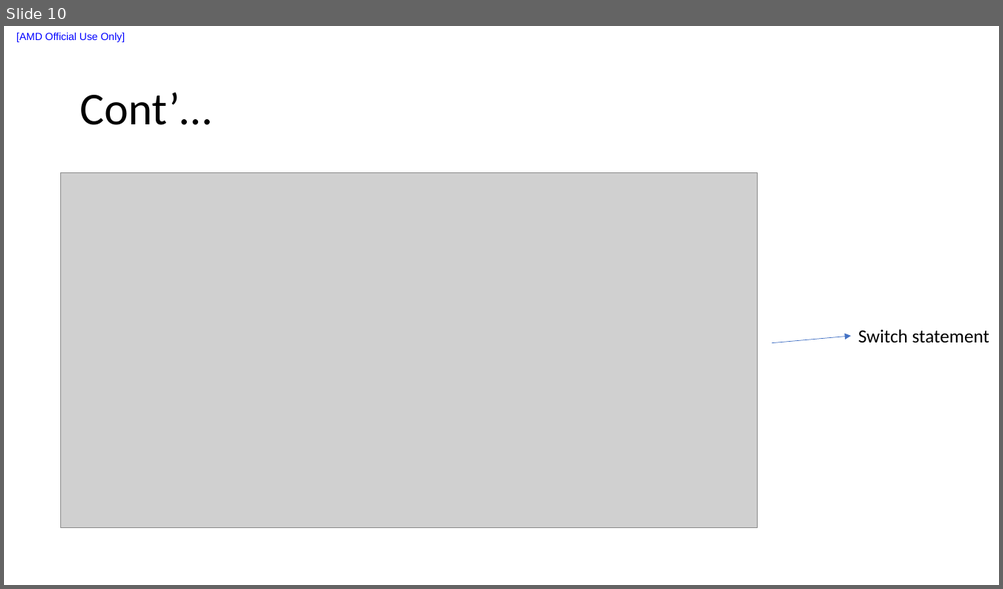
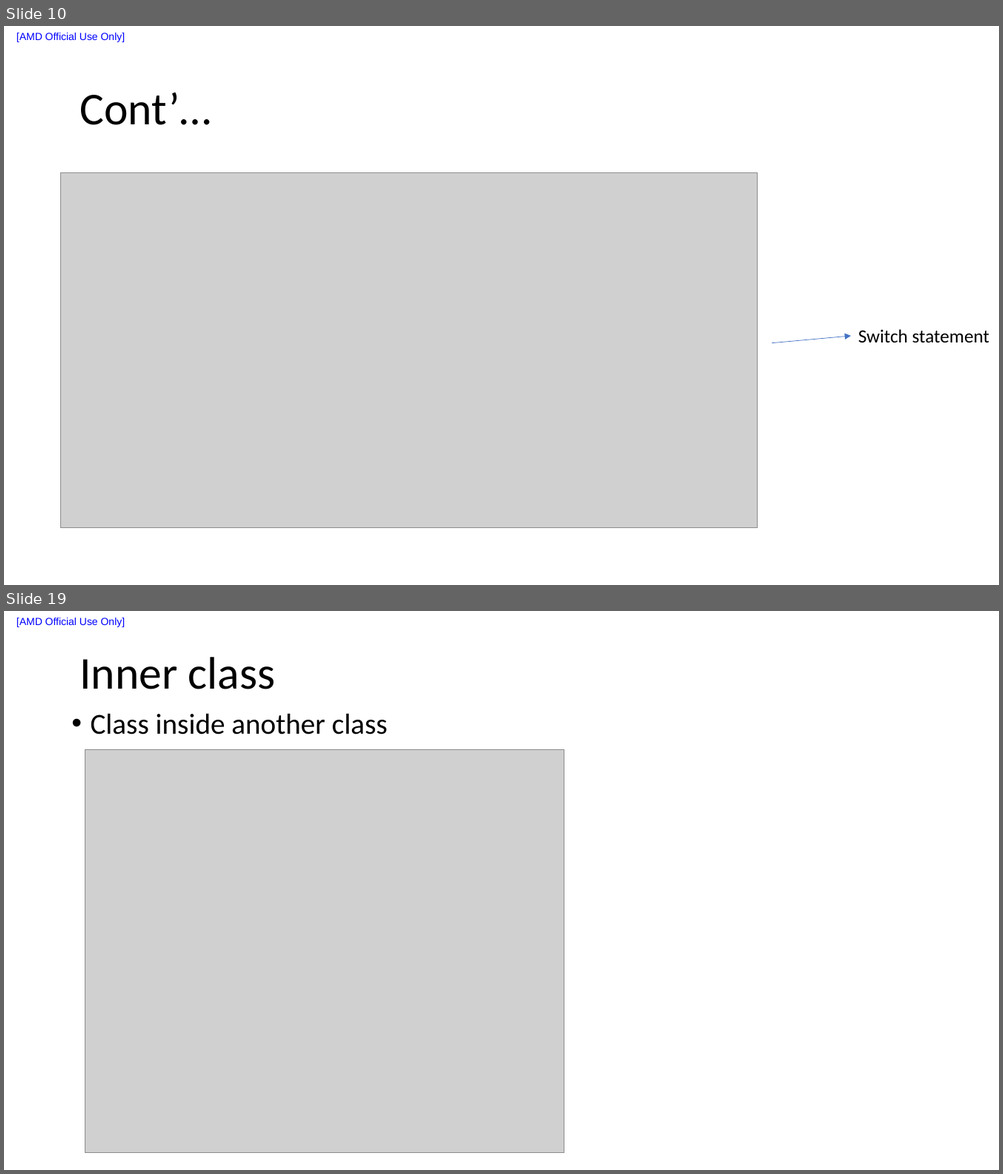
Before and after one commit to liuxu-github-ui/Java, a slide deck: Youtube_tutorial/Notes.pptx. Shown one above the other, each under a label of ours: slide 10 before the commit, slides 10 and 19 after it; the slides between them are not shown. The pictures are 1003x589 and 1003x1174 pixels, drawn with LibreOffice and Linux fonts; fonts in the diff are those of the drawing; grey boxes stand for pictures. Boxes give left, top, right and bottom in pixels: in the first picture for what was removed or moved away, otherwise in the second. Text is boxed around its words. In the diff, an @@ line names an element or a change of style, - is before the commit and + after.

```diff
--- a/Youtube_tutorial/Notes.pptx
+++ b/Youtube_tutorial/Notes.pptx
@@ slide 19 added at (4, 611, 999, 1170), background #FFFFFF; not listed: 1 template element that a slide beside it also shows @@
@@ title added at (79, 657, 276, 689), 44 pt, text #000000 @@
+Inner class
@@ text added at (91, 713, 387, 735), 28 pt, text #000000 @@
+• Class inside another class
@@ picture added at (85, 750, 563, 1153) @@
```
Also in this commit, not shown: 12 other slides added, 2 other files.
